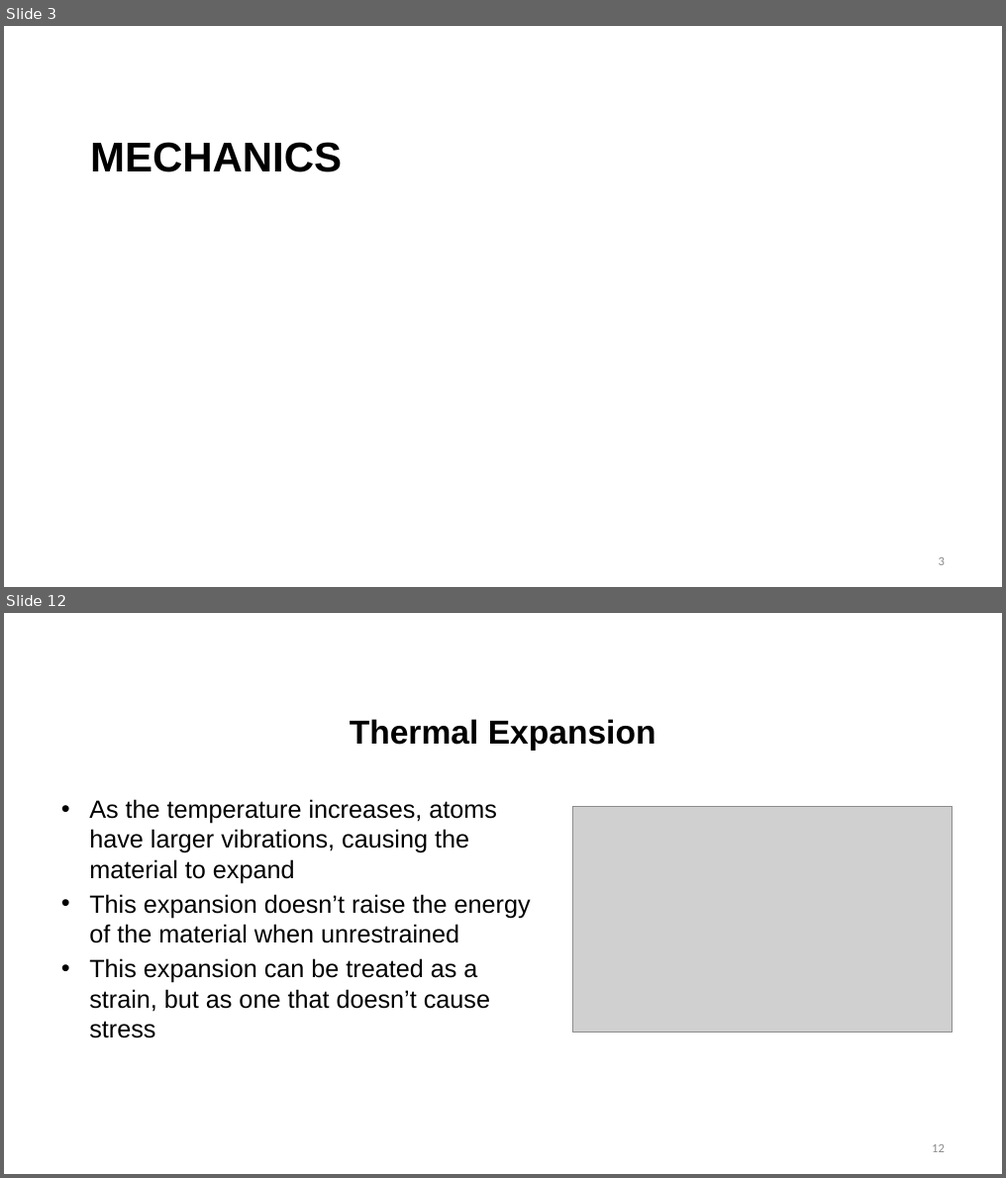
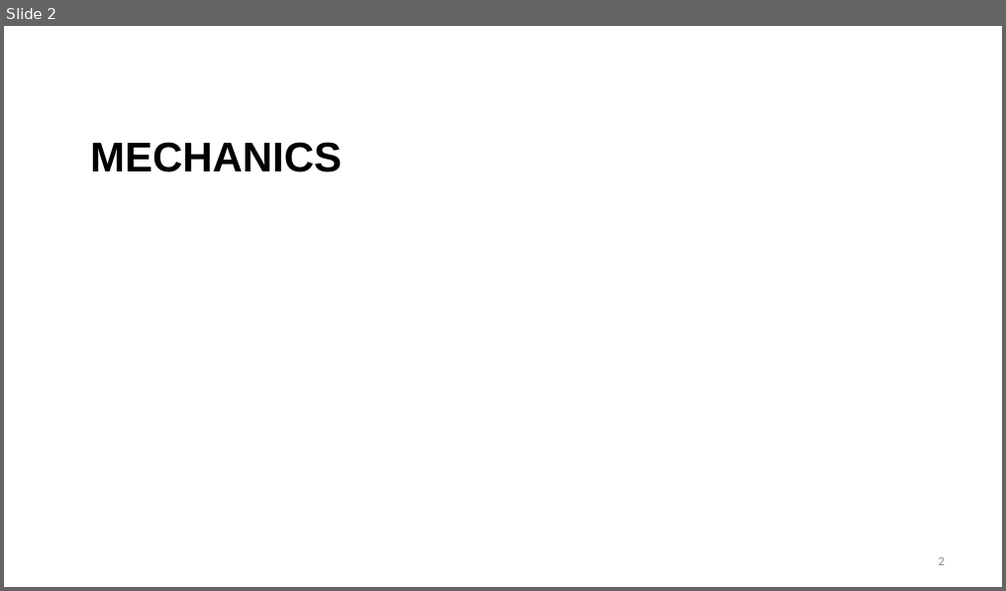
Before and after one commit to benbeeler/TEACHING, a slide deck: Nuclear_Fuel_Performance/NE533_Spring2026/Module2/Lec6_mechanics.pptx. Shown one above the other, each under a label of ours: slides 3 and 12 before the commit, slide 2 after it; the slides between them are not shown. The pictures are 1006x1178 and 1006x591 pixels, drawn with LibreOffice and Linux fonts; fonts in the diff are those of the drawing; grey boxes stand for pictures; background and template pictures are left out. Boxes give left, top, right and bottom in pixels: in the first picture for what was removed or moved away, otherwise in the second. Text is boxed around its words. In the diff, an @@ line names an element or a change of style, - is before the commit and + after.

```diff
--- a/Nuclear_Fuel_Performance/NE533_Spring2026/Module2/Lec6_mechanics.pptx
+++ b/Nuclear_Fuel_Performance/NE533_Spring2026/Module2/Lec6_mechanics.pptx
@@ slide 12 removed at box(4, 613, 1002, 1174), background #FFFFFF @@
@@ title removed at box(350, 719, 656, 751) @@
-Thermal Expansion
@@ text removed at box(89, 799, 531, 1039) @@
-• As the temperature increases, atoms have larger vibrations, causing the material to expand
-• This expansion doesn’t raise the energy of the material when unrestrained
-• This expansion can be treated as a strain, but as one that doesn’t cause stress
@@ picture removed at box(572, 806, 951, 1032) @@
@@ page number removed at box(932, 1145, 944, 1153) @@
-12
@@ what was slide 3 is now slide 2 @@
```
Also in this commit, not shown: 1 slide changed, 8 slides added, 37 other slides removed, 42 other files.
